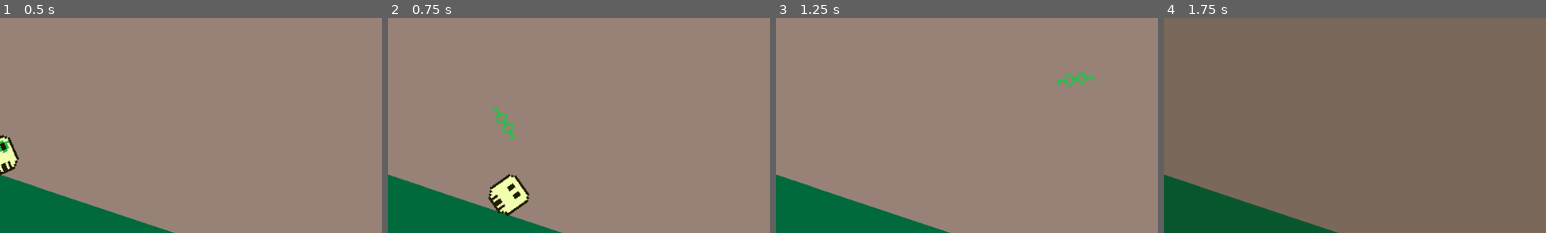
Above: before the commit, frames 1-4 (left to right).
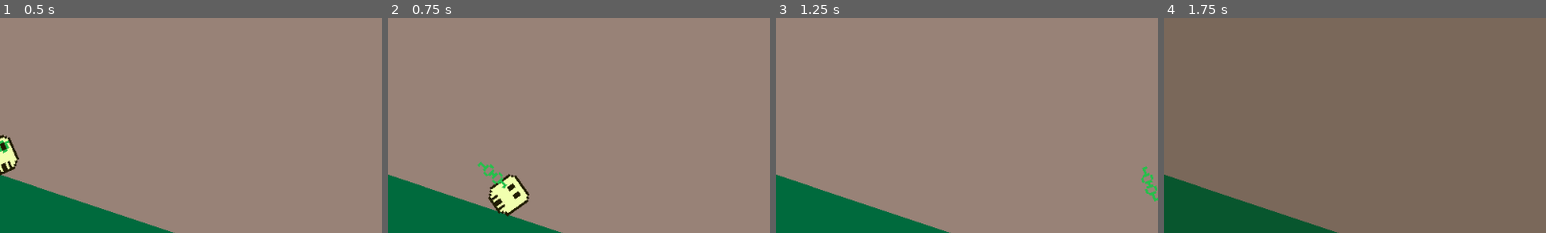
Above: after the commit, the same moments.

Repository: tucksravin/dont-lose-your-head
Game: Godot game, scene res://scenes/transition/transition_glasses.tscn
The game is run twice, just before and just after one commit, with the same random seed, the same clock (stepped at 60 frames per second) and the same inputs. This scene is started directly instead of the project's main scene.
Inputs:
- Up to frame 1 (0.5 s): no input
- Up to frame 2 (0.75 s): hold D (move_right) from 0.53 s (still down); tap E (interact) at 0.6 s
- Up to frame 3 (1.25 s): keep holding D (move_right); tap Space (jump) at 0.77 s
- Up to frame 4 (1.75 s): keep holding D (move_right); tap E (interact) at 1.35 s; tap Space (jump) at 1.52 s
The pictures show only the part of the screen within x 50-100%, y 25-75%; the shares and areas given below are measured in that part.

Frame 1 is identical in both runs. In frame 2, 0.5% of the frame differs, in the area x 23-34%, y 41-80%; in frame 3, 0.5%; in frame 4, nothing differs.

Commit message:
more natural glasses arc

Diff:
--- a/scenes/transition/transition_glasses.gd
+++ b/scenes/transition/transition_glasses.gd
@@ -11,14 +11,13 @@
 
 ## Progress along the path (0–1) when the glasses leave the skull.
 @export_range(0.0, 1.0) var glasses_fly_at: float = 0.42
-## Arc: up above the head, then off the right edge. Two Tweens (rise / fall)
-## — same pattern as the reunion dive. Godot Tweens are straight lines, so
-## the arc is two beats, not a curve resource.
-@export var glasses_apex_height: float = 88.0
-@export var glasses_apex_right: float = 90.0
-@export var glasses_end: Vector2 = Vector2(720.0, 120.0)
-@export var glasses_rise: float = 0.28
-@export var glasses_fall: float = 0.5
+## Upward kick (px/s) added to the head's roll velocity. The glasses keep
+## the downhill speed and peel up while the skull stays on the path.
+@export var glasses_up_kick: float = 280.0
+## Gravity on the glasses after they leave (px/s², +Y is down).
+@export var glasses_gravity: float = 520.0
+## How long the projectile is simulated.
+@export var glasses_fly_time: float = 1.1
 @export var glasses_spin: float = 8.0
 ## After the path ends, keep rolling off the right (seconds).
 @export var exit_time: float = 0.65
@@ -28,6 +27,10 @@
 @onready var lost_glasses: Sprite2D = $LostGlasses
 
 var _glasses_flew: bool = false
+var _head_last_pos: Vector2 = Vector2.ZERO
+var _head_vel: Vector2 = Vector2.ZERO
+var _glasses_start: Vector2 = Vector2.ZERO
+var _glasses_vel: Vector2 = Vector2.ZERO
 
 
 ## Full beat. Do not call super — the new base parks until the body is close,
@@ -37,6 +40,8 @@
 	var total: float = path.curve.get_baked_length()
 	var turns: int = maxi(1, roundi(total / (TAU * head_radius)))
 	_spin = float(turns) * TAU / total
+	_head_last_pos = head.global_position
+	_head_vel = Vector2.ZERO
 	_rolling = true
 	var roll: Tween = create_tween()
 	roll.tween_property(follow, "progress", total, roll_time)\
@@ -63,6 +68,12 @@
 
 func _process(delta: float) -> void:
 	super._process(delta)
+	if _rolling and delta > 0.0:
+		var now: Vector2 = head.global_position
+		var sample: Vector2 = (now - _head_last_pos) / delta
+		if sample.length() > 8.0:
+			_head_vel = sample
+		_head_last_pos = now
 	if _glasses_flew or not _rolling:
 		return
 	if follow.progress_ratio >= glasses_fly_at:
@@ -79,12 +90,21 @@
 	lost_glasses.global_position = head.global_position
 	lost_glasses.rotation = 0.0
 	lost_glasses.visible = true
-	var start: Vector2 = head.global_position
-	var apex: Vector2 = Vector2(start.x + glasses_apex_right, start.y - glasses_apex_height)
+	_glasses_start = head.global_position
+	# Inherit the roll, then kick up so they peel off while the head drops.
+	_glasses_vel = _head_vel + Vector2(0.0, -glasses_up_kick)
+	if _glasses_vel.length() < 40.0:
+		_glasses_vel = Vector2(220.0, -glasses_up_kick)
 	var fly: Tween = create_tween()
-	fly.tween_property(lost_glasses, "global_position", apex, glasses_rise)\
-			.set_ease(Tween.EASE_OUT).set_trans(Tween.TRANS_QUAD)
-	fly.tween_property(lost_glasses, "global_position", glasses_end, glasses_fall)\
-			.set_ease(Tween.EASE_IN).set_trans(Tween.TRANS_QUAD)
+	fly.tween_method(_set_glasses_flight, 0.0, glasses_fly_time, glasses_fly_time)
 	var spin: Tween = create_tween()
-	spin.tween_property(lost_glasses, "rotation", glasses_spin, glasses_rise + glasses_fall)
+	spin.tween_property(lost_glasses, "rotation", glasses_spin, glasses_fly_time)
+
+
+## Projectile: x = x0 + v t, y = y0 + v t + ½ g t² (Y-down).
+func _set_glasses_flight(t: float) -> void:
+	lost_glasses.global_position = (
+		_glasses_start
+		+ _glasses_vel * t
+		+ Vector2(0.0, 0.5 * glasses_gravity * t * t)
+	)
Not shown, changed: journals/smahr.md
